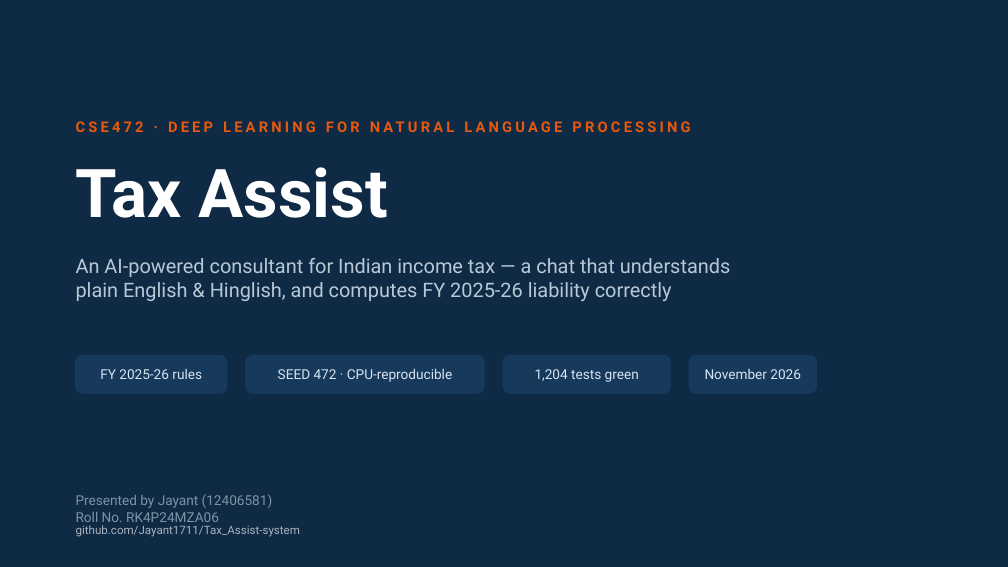
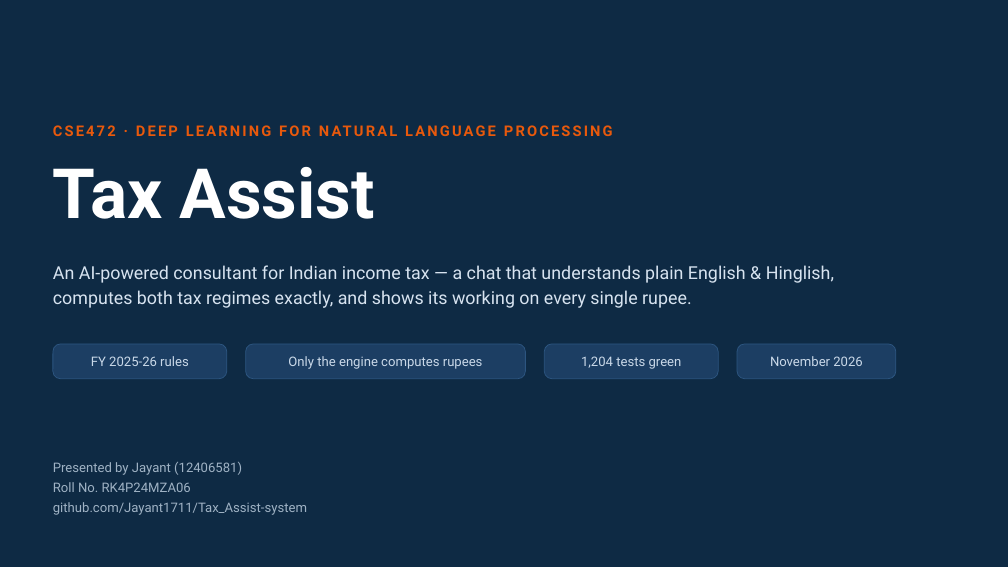
Before and after one commit to Jayant1711/Tax_Assist-system, a slide deck: slide 1 of TaxAssist_NLP_Final_Presentation.pptx. Drawn at 1008x567 pixels with LibreOffice and Linux fonts; fonts in the diff are those of the drawing. Boxes give left, top, right and bottom in pixels: in the first picture for what was removed or moved away, otherwise in the second. Text is boxed around its words. In the diff, an @@ line names an element or a change of style, - is before the commit and + after.

Commit message:
docs: deck rebuilt to mirror the IEEE report — one project at present status, audience-first
19 slides organized by subsystem (not chronology), for an audience that
does not read the code: problem + 46L anecdote, capabilities, the
no-invented-rupee invariant, tax-domain primer, architecture, query
journey, language chain + attention, measured understanding (incl. the
corrected NER story), pricing core, exact decisions, the falsification,
feedback loop with live funnel numbers, calibration gate, explainable CA
layer, verification, limitations, conclusion. Identity block matches the
paper: Jayant (12406581) · RK4P24MZA06 · CSE472 · GitHub link ·
November 2026. Generator kept as generate_pptx_v4.js.

```diff
--- a/TaxAssist_NLP_Final_Presentation.pptx
+++ b/TaxAssist_NLP_Final_Presentation.pptx
@@ text "CSE472 · DEEP LEARNING FOR ...": place and size @@
-text "CSE472 · DEEP LEARNING FOR ..." at <box>76,113,930,140</box>
+text "CSE472 · DEEP LEARNING FOR ..." at <box>53,117,923,144</box>
@@ text "CSE472 · DEEP LEARNING FOR ..." at <box>53,117,923,144</box>: letter spacing 3 to 2 pt @@
@@ text "Tax Assist": place and size @@
-text "Tax Assist" at <box>76,167,388,218</box>
+text "Tax Assist" at <box>53,167,375,219</box>
@@ text "Tax Assist" at <box>53,167,375,219</box>: size 64 to 66 pt @@
@@ text at <box>53,265,834,308</box>: text changed; size 19 to 17 pt; text colour #B9C8D6 to #D7E3F0 @@
-An AI-powered consultant for Indian income tax — a chat that understands
-plain English & Hinglish, and computes FY 2025-26 liability correctly
+An AI-powered consultant for Indian income tax — a chat that understands plain English & Hinglish, computes both tax regimes exactly, and shows its working on every single rupee.
@@ text "FY 2025-26 rules": place and size @@
-text "FY 2025-26 rules" at <box>100,369,202,379</box>
+text "FY 2025-26 rules" at <box>91,356,189,366</box>
@@ rounded rectangle: place and size @@
-rounded rectangle at <box>76,355,227,393</box>
+rounded rectangle at <box>53,344,227,379</box>
@@ rounded rectangle: place and size @@
-rounded rectangle at <box>246,355,484,393</box>
+rounded rectangle at <box>246,344,526,379</box>
@@ text at <box>288,356,483,369</box>: text changed; size 13 to 12.5 pt; text colour #D7E3F0 to #C9D8E8 @@
-SEED 472 · CPU-reproducible
+Only the engine computes rupees
@@ text "1,204 tests green": place and size @@
-text "1,204 tests green" at <box>535,369,639,382</box>
+text "1,204 tests green" at <box>581,356,682,369</box>
@@ rounded rectangle: place and size @@
-rounded rectangle at <box>504,355,671,393</box>
+rounded rectangle at <box>544,344,718,379</box>
@@ size 13 to 12.5 pt, text colour #D7E3F0 to #C9D8E8 in 3 elements at <box>91,356,189,366</box>, <box>581,356,682,369</box>, <box>770,356,862,366</box> @@
@@ text "November 2026": place and size @@
-text "November 2026" at <box>705,369,801,379</box>
+text "November 2026" at <box>770,356,862,366</box>
@@ fill #16395C to #1C3E63; outline #16395C 1 pt to #2C5580 0.75 pt; proportions changed in 4 elements at <box>53,344,227,379</box>, <box>246,344,526,379</box>, <box>544,344,718,379</box>, <box>737,344,896,379</box> @@
@@ rounded rectangle: place and size @@
-rounded rectangle at <box>690,355,817,393</box>
+rounded rectangle at <box>737,344,896,379</box>
@@ text at <box>53,462,307,515</box>: text changed; size 13 to 12.5 pt; text colour #7E93A6 to #9FB2C4 @@
-Presented by Jayant (12406581)
-Roll No. RK4P24MZA06
+Presented by Jayant (12406581)
+Roll No. RK4P24MZA06
+github.com/Jayant1711/Tax_Assist-system
@@ text removed at <box>76,525,300,537</box> @@
-github.com/Jayant1711/Tax_Assist-system
```
Also in this commit, not shown: 1 other slide changed, 17 slides added, 20 slides removed, 1 other file.
